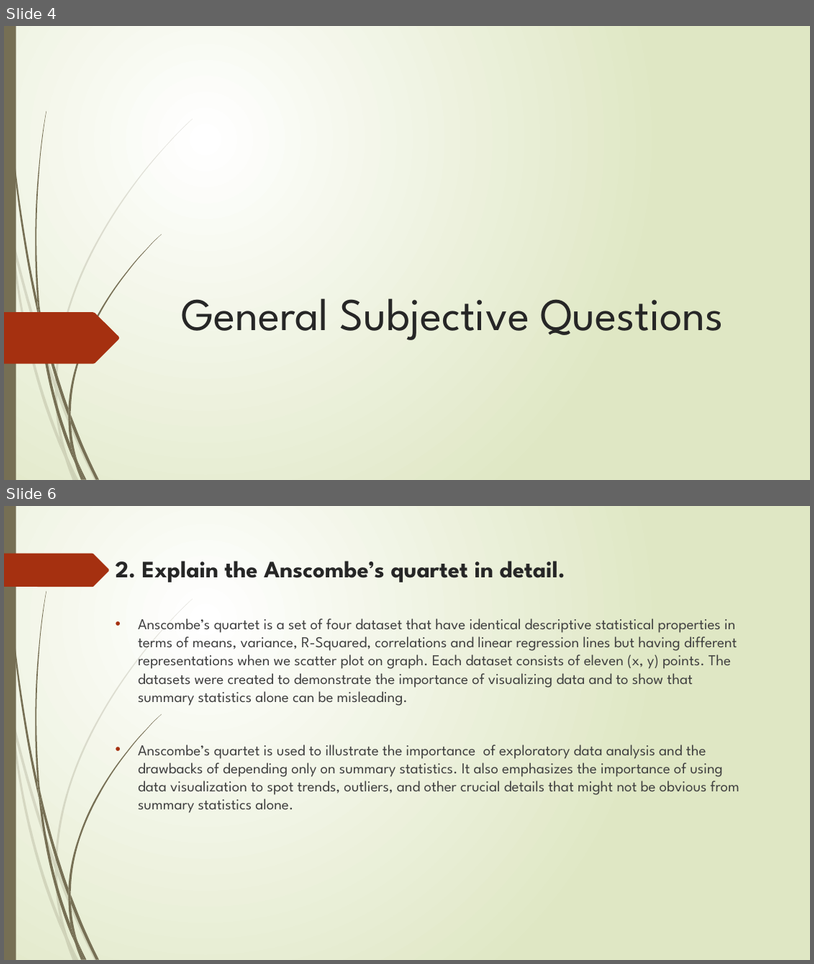
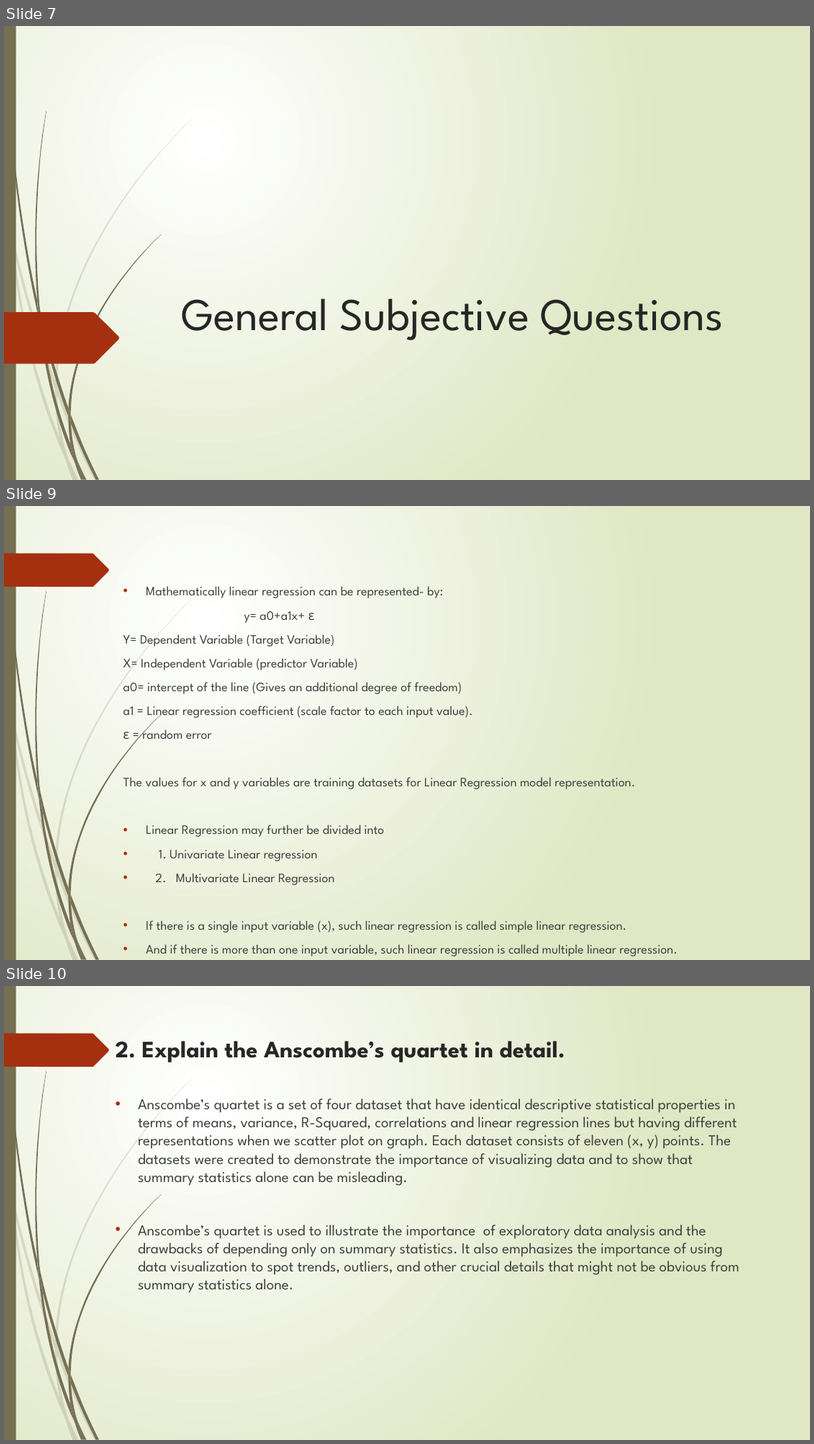
Before and after one commit to mylearning-datta/Linear-Regression, a slide deck: LinearRegression_Assignment/Linear Regression_Subjective Questions.pptx. Shown one above the other, each under a label of ours: slides 4 and 6 before the commit, slides 7, 9 and 10 after it; the slides between them are not shown. The pictures are 814x964 and 814x1444 pixels, drawn with LibreOffice and Linux fonts; fonts in the diff are those of the drawing. Boxes give left, top, right and bottom in pixels: in the first picture for what was removed or moved away, otherwise in the second. Text is boxed around its words. In the diff, an @@ line names an element or a change of style, - is before the commit and + after.

```diff
--- a/LinearRegression_Assignment/Linear Regression_Subjective Questions.pptx
+++ b/LinearRegression_Assignment/Linear Regression_Subjective Questions.pptx
@@ slide 9 added at box(4, 506, 810, 960), background gradient #FFFFFF to #DFE8C4; not listed: 24 template elements that a slide beside it also shows @@
@@ text added at box(124, 586, 677, 956), 15.3 pt, text #404040 @@
+• Mathematically linear regression can be represented- by:
+y= a0+a1x+ ε
+Y= Dependent Variable (Target Variable)
+X= Independent Variable (predictor Variable)
+a0= intercept of the line (Gives an additional degree of freedom)
+a1 = Linear regression coefficient (scale factor to each input value).
+ε = random error
+The values for x and y variables are training datasets for Linear Regression model representation.
+• Linear Regression may further be divided into
+• 1. Univariate Linear regression
+• 2. Multivariate Linear Regression
+• If there is a single input variable (x), such linear regression is called simple linear regression.
+• And if there is more than one input variable, such linear regression is called multiple linear regression.
@@ what was slide 4 is now slide 7 @@
@@ what was slide 6 is now slide 10 @@
```
Also in this commit, not shown: 4 slides changed, 4 other slides added.
